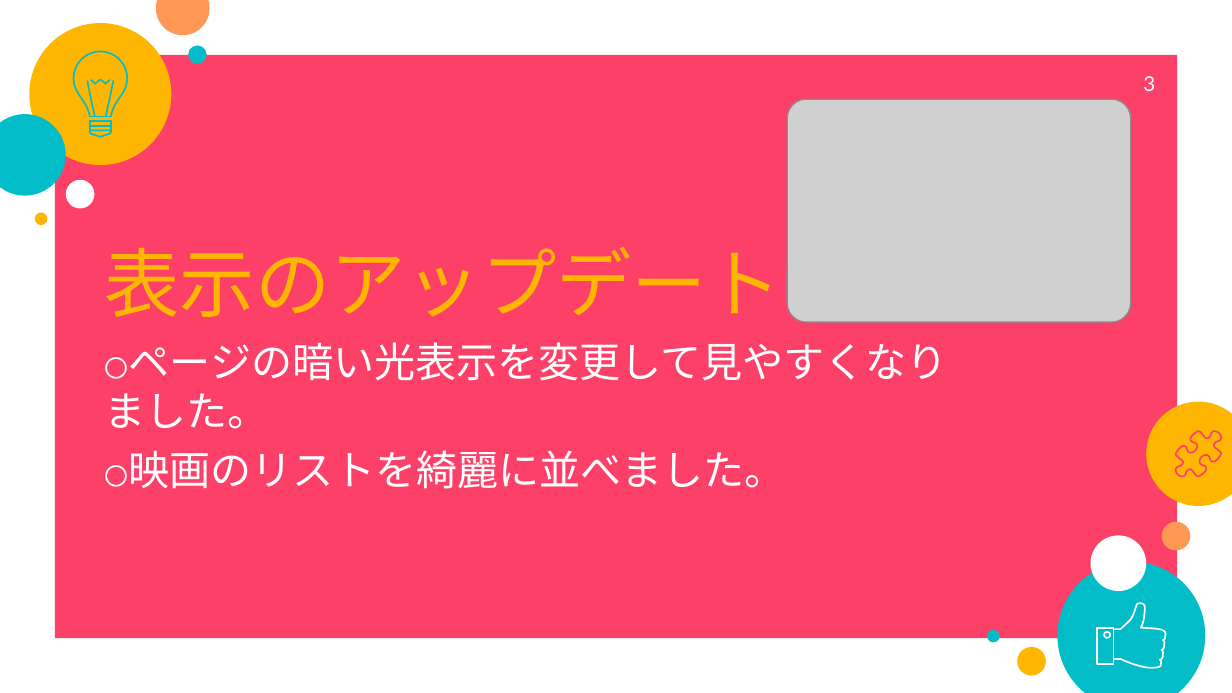
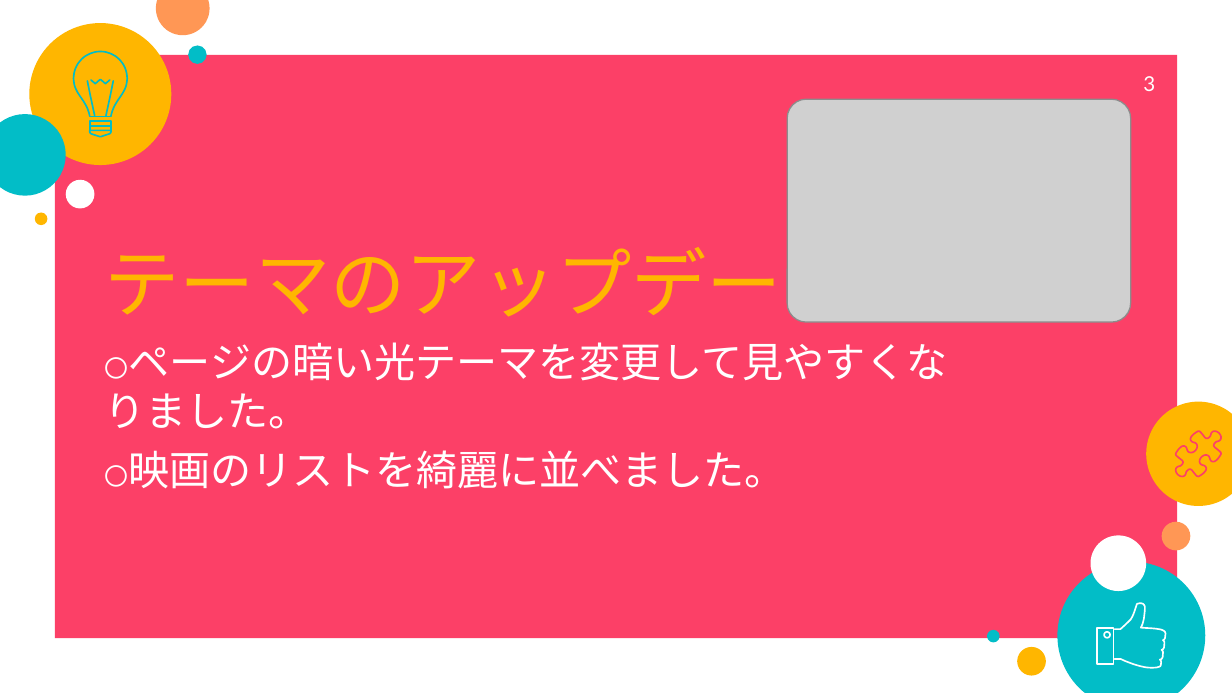
Before and after one commit to dungchung123/ticket, a slide deck: slide 3 of cinema galaxy/cinema galaxy/中間発表.pptx. Drawn at 1232x693 pixels with LibreOffice and Linux fonts; fonts in the diff are those of the drawing; grey boxes stand for pictures. Boxes give left, top, right and bottom in pixels: in the first picture for what was removed or moved away, otherwise in the second. Text is boxed around its words. In the diff, an @@ line names an element or a change of style, - is before the commit and + after.

```diff
--- a/cinema galaxy/cinema galaxy/中間発表.pptx
+++ b/cinema galaxy/cinema galaxy/中間発表.pptx
@@ title at bbox=[105, 234, 858, 323]: text changed @@
-表示のアップデート
+テーマのアップデート
@@ subtitle at bbox=[105, 342, 948, 429]: text changed @@
-〇ページの暗い光表示を変更して見やすくなりました。
+〇ページの暗い光テーマを変更して見やすくなりました。
```
